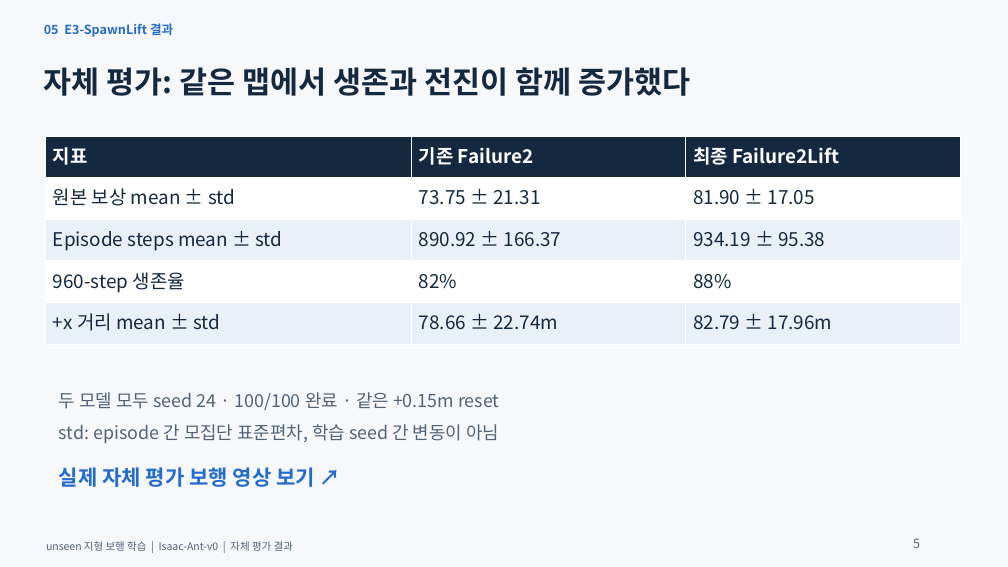
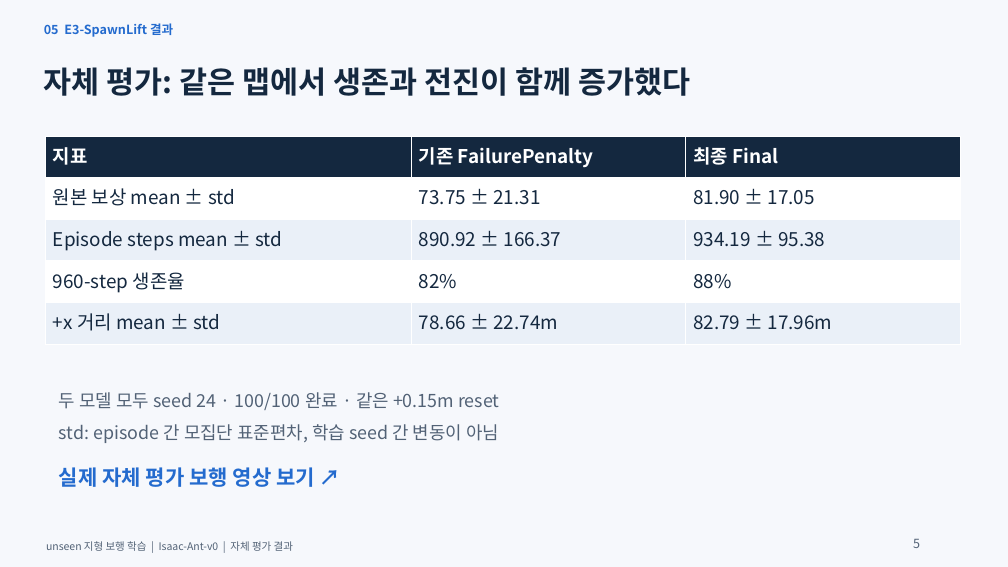
Before and after one commit to Kim-KiSuk/Robotics-Simulation-Assignment-1, a slide deck: slide 5 of submission/Ant_Unseen_Terrain_5min.pptx. Drawn at 1008x567 pixels with LibreOffice and Linux fonts; fonts in the diff are those of the drawing. Boxes give left, top, right and bottom in pixels: in the first picture for what was removed or moved away, otherwise in the second. Text is boxed around its words. In the diff, an @@ line names an element or a change of style, - is before the commit and + after.

```diff
--- a/submission/Ant_Unseen_Terrain_5min.pptx
+++ b/submission/Ant_Unseen_Terrain_5min.pptx
@@ table at (45, 136, 960, 344) @@
-row 1, column 2: 기존 Failure2
+row 1, column 2: 기존 FailurePenalty
-row 1, column 3: 최종 Failure2Lift
+row 1, column 3: 최종 Final
```
Also in this commit, not shown: 49 other files.
